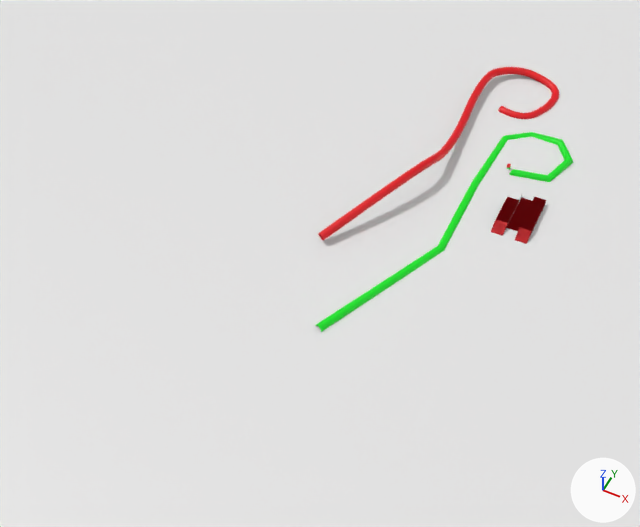
Two versions of the glTF model build/assets/untitled.glb, one commit apart.
Before and after are seen from a camera (50 mm lens) standing at (64.0, -446.0, 415.0) and looking at (-105.0, -109.0, -6.0). The lights are fixed; the arrows at lower right show +X, +Y and +Z. The first picture is the older version. Where no turn or scale is listed for an object, it has been applied to the vertices.

Before the edit, the objects in view are built like this:
```python
me_cube_028 = bpy.data.meshes.new('Cube.028')
me_cube_028.from_pydata(...)  # a box spanning x -1500.0..1500.0, y -1500.0..1500.0, z -5.0..5.0
me_nurbspath_001 = bpy.data.meshes.new('NurbsPath.001')
me_nurbspath_001.from_pydata(...)  # 108 vertices, 192 faces; spans x -83.0..13.0, y -162.0..68.0, z -4.0..3.0
me_nurbspath_001.materials.append(mat_material_002)  # green #00e71f
me_nurbspath_002 = bpy.data.meshes.new('NurbsPath.002')
me_nurbspath_002.from_pydata(...)  # 1296 vertices, 2568 faces; spans x -78.0..18.0, y -182.0..50.0, z -3.0..20.0
me_nurbspath_002.materials.append(mat_material_004)  # red #e70011
ob_floor = bpy.data.objects.new('floor', me_cube_028)
ob_floor.location = (-4.6, 7.9, -5.2)
ob_nurbspath = bpy.data.objects.new('NurbsPath', me_nurbspath_001)
ob_nurbspath.location = (0.0, 0.0, 0.0)
ob_nurbspath_001 = bpy.data.objects.new('NurbsPath.001', me_nurbspath_002)
ob_nurbspath_001.location = (-34.0, 83.0, 0.0)
```
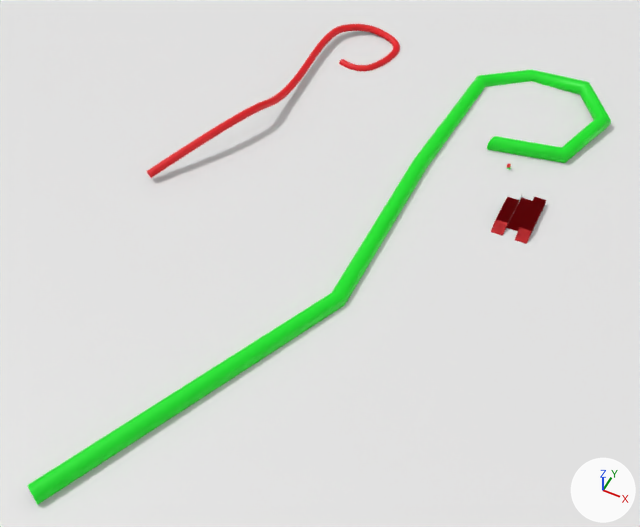
Boxes (x1, y1, x2, y2) around the edits, measured in the pictures (640 x 527 px):
'NurbsPath', moved, rescaled (127% wider, 117% taller)
    before: (316, 132, 573, 332)
    after: (27, 70, 611, 505)
'NurbsPath.001', moved
    before: (318, 67, 559, 240)
    after: (147, 24, 400, 178)

The change, as a diff of the scene's bpy script:
```diff
--- a/build/assets/untitled.glb.py
+++ b/build/assets/untitled.glb.py
@@ ob_nurbspath @@
 ob_nurbspath = bpy.data.objects.new('NurbsPath', me_nurbspath_001)
-ob_nurbspath.location = (0.0, 0.0, 0.0)
+ob_nurbspath.location = (0.0, 0.0, 3.1)
+ob_nurbspath.scale = (2.0, 2.0, 2.0)
@@ ob_nurbspath_001 @@
 ob_nurbspath_001 = bpy.data.objects.new('NurbsPath.001', me_nurbspath_002)
-ob_nurbspath_001.location = (-34.0, 83.0, 0.0)
+ob_nurbspath_001.location = (-164.5, 83.0, 0.0)
```
